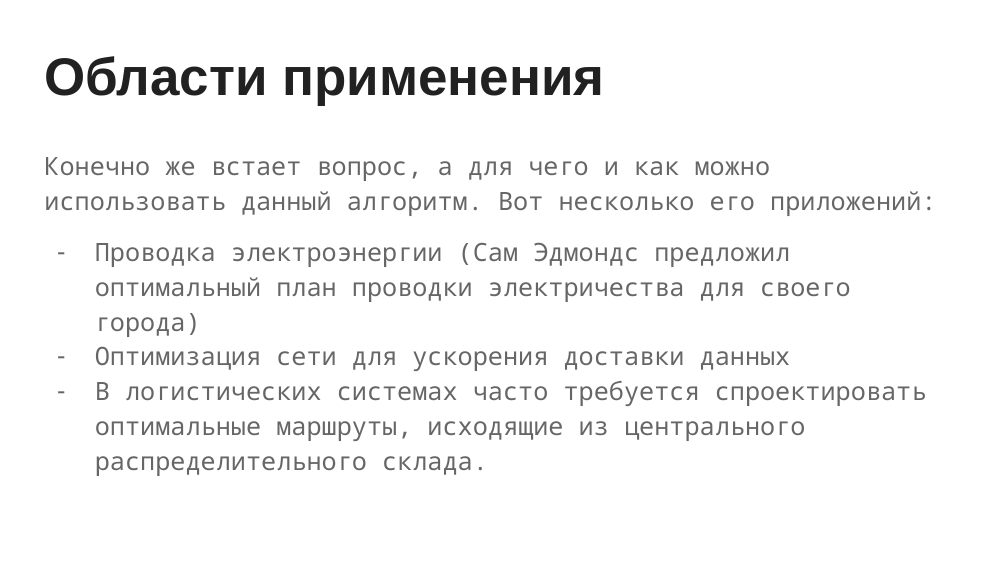
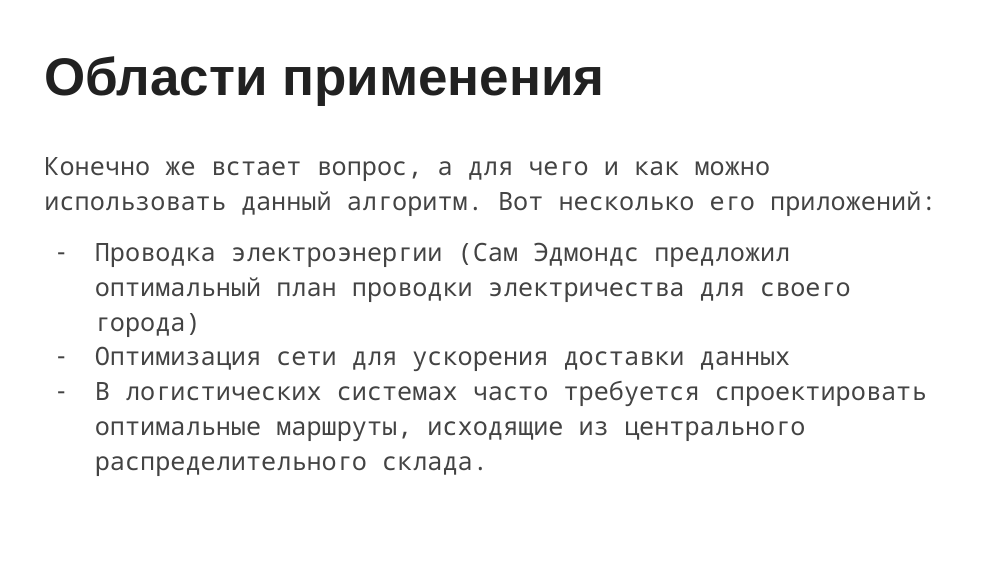
Before and after one commit to Alexander-Snigirev/AltExam, a slide deck: slide 12 of theory/presentation.pptx (slide 11 before the commit). Drawn at 1008x567 pixels with LibreOffice and Linux fonts; fonts in the diff are those of the drawing. Boxes give left, top, right and bottom in pixels: in the first picture for what was removed or moved away, otherwise in the second. Text is boxed around its words. In the diff, an @@ line names an element or a change of style, - is before the commit and + after.

```diff
--- a/theory/presentation.pptx
+++ b/theory/presentation.pptx
@@ text "Конечно же встает вопрос, а ..." at (44, 157, 936, 476): text colour #666666 to #434343; bullet colour #666666 to #434343 @@
```
Also in this commit, not shown: 8 other slides changed, 1 slide added, 1 other file.
